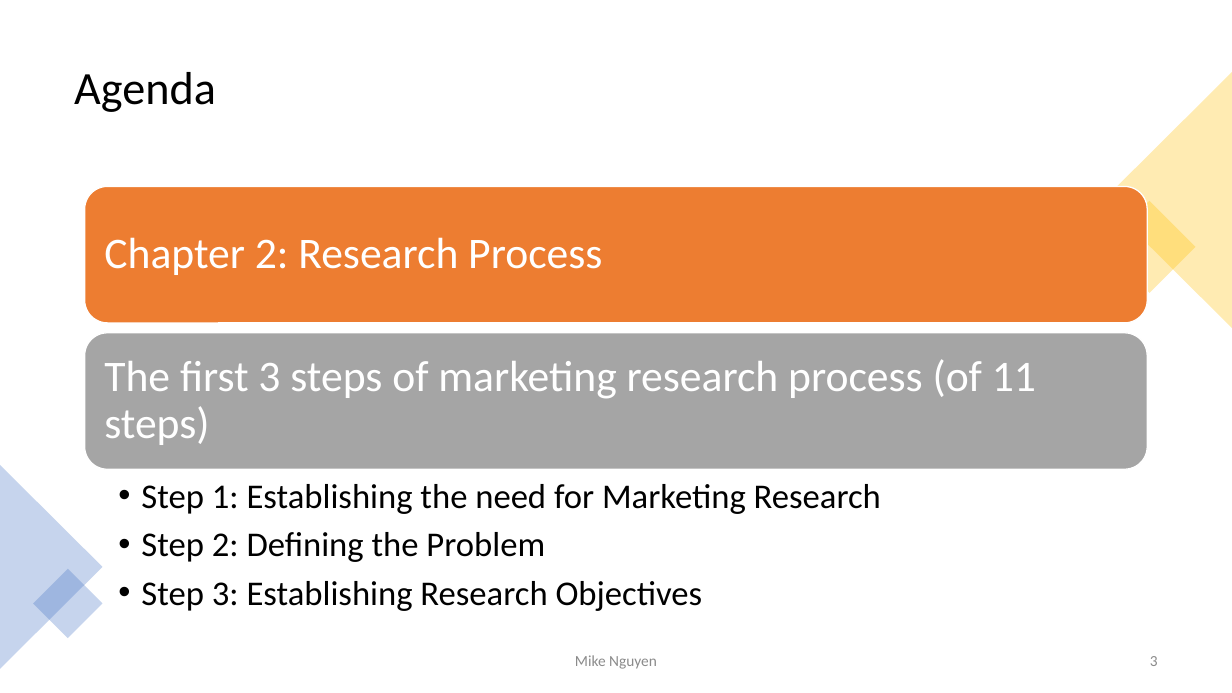
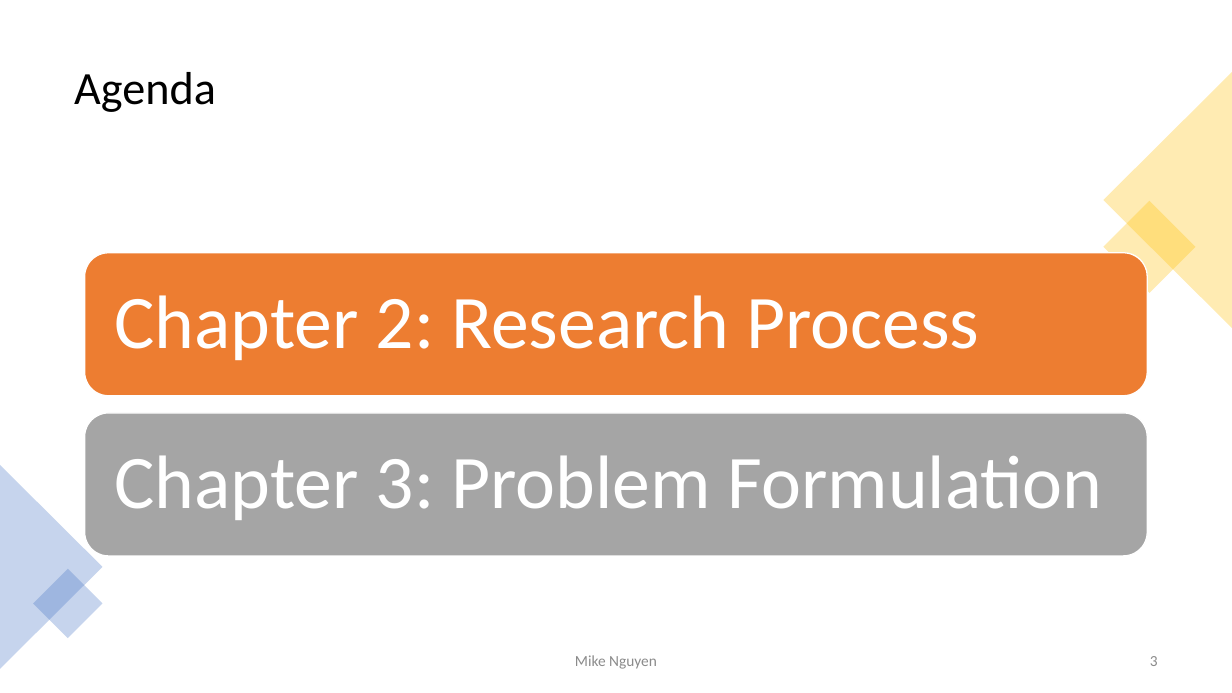
Before and after one commit to mikenguyen13/mar4050, a slide deck: slide 3 of lectures/1/2_Marketing Research Process.pptx. Drawn at 1232x693 pixels with LibreOffice and Linux fonts; fonts in the diff are those of the drawing. Boxes give left, top, right and bottom in pixels: in the first picture for what was removed or moved away, otherwise in the second. Text is boxed around its words. In the diff, an @@ line names an element or a change of style, - is before the commit and + after.

```diff
--- a/lectures/1/2_Marketing Research Process.pptx
+++ b/lectures/1/2_Marketing Research Process.pptx
@@ rounded rectangle: place and size @@
-rounded rectangle at [85,187,1148,323]
+rounded rectangle at [85,253,1148,396]
@@ text "Chapter 2: Research Process": place and size @@
-text "Chapter 2: Research Process" at [104,237,602,275]
+text "Chapter 2: Research Process" at [114,295,979,361]
@@ text "Chapter 2: Research Process" at [114,295,979,361]: size 34 to 59 pt; more space between paragraphs @@
@@ text removed at [104,359,1036,445] @@
-The first 3 steps of marketing research process (of 11 steps)
@@ rounded rectangle: place and size @@
-rounded rectangle at [85,333,1148,470]
+rounded rectangle at [85,413,1148,556]
@@ text added at [114,455,1103,520], 59 pt, text #FFFFFF @@
+Chapter 3: Problem Formulation
@@ text removed at [141,484,881,611] @@
-  • Step 1: Establishing the need for Marketing Research
-  • Step 2: Defining the Problem
-  • Step 3: Establishing Research Objectives
```
Also in this commit, not shown: 6 other slides changed, 6 slides added, 9 other files.
